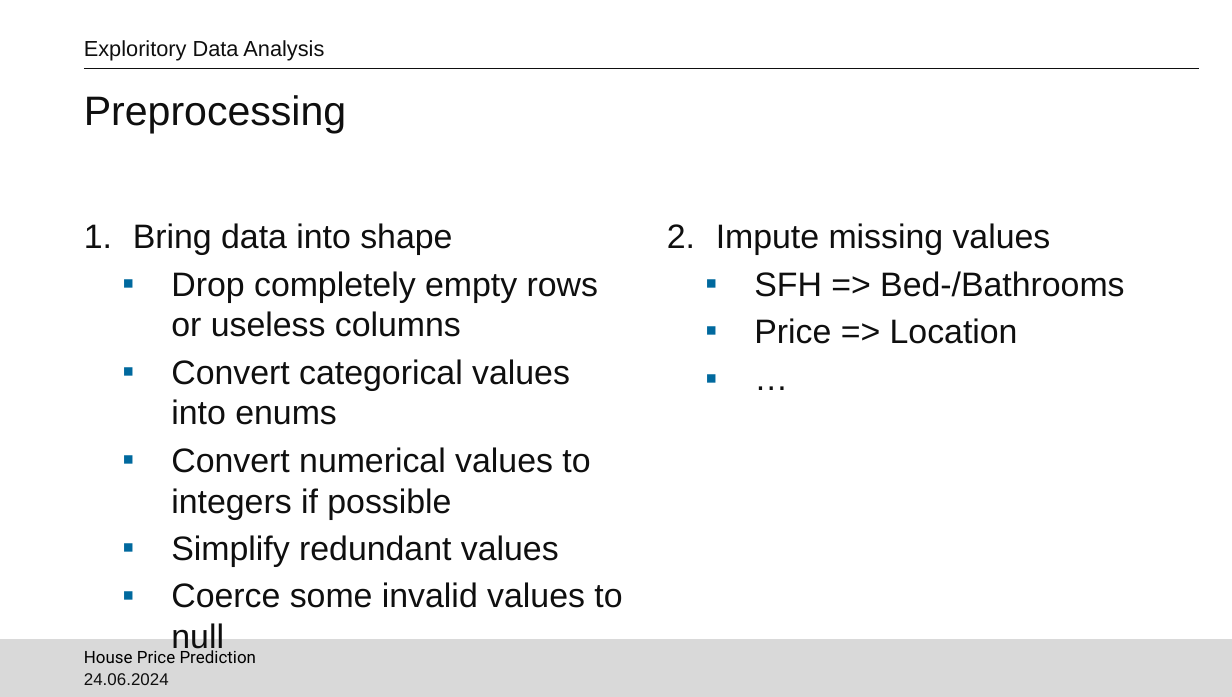
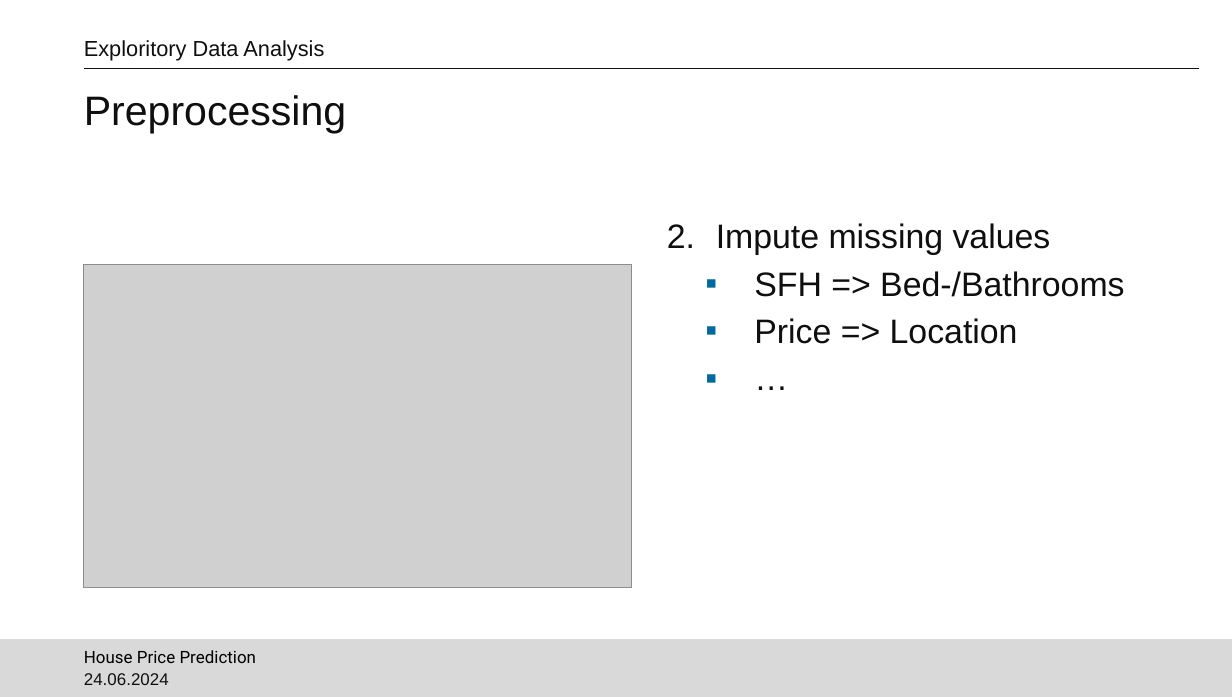
Before and after one commit to NaidaNozic/House-Price-Prediction, a slide deck: slide 4 of Presentation/Project-KDDM1.pptx. Drawn at 1232x697 pixels with LibreOffice and Linux fonts; fonts in the diff are those of the drawing; grey boxes stand for pictures; background and template pictures are left out. Boxes give left, top, right and bottom in pixels: in the first picture for what was removed or moved away, otherwise in the second. Text is boxed around its words. In the diff, an @@ line names an element or a change of style, - is before the commit and + after.

Commit message:
Add images and update presentation

```diff
--- a/Presentation/Project-KDDM1.pptx
+++ b/Presentation/Project-KDDM1.pptx
@@ text removed at box(133, 223, 622, 655) @@
-1. Bring data into shape
-  ▪ Drop completely empty rows or useless columns
-  ▪ Convert categorical values into enums
-  ▪ Convert numerical values to integers if possible
-  ▪ Simplify redundant values
-  ▪ Coerce some invalid values to null
@@ picture added at box(84, 265, 631, 588) @@
```
Also in this commit, not shown: 1 other slide changed, 2 other files.
